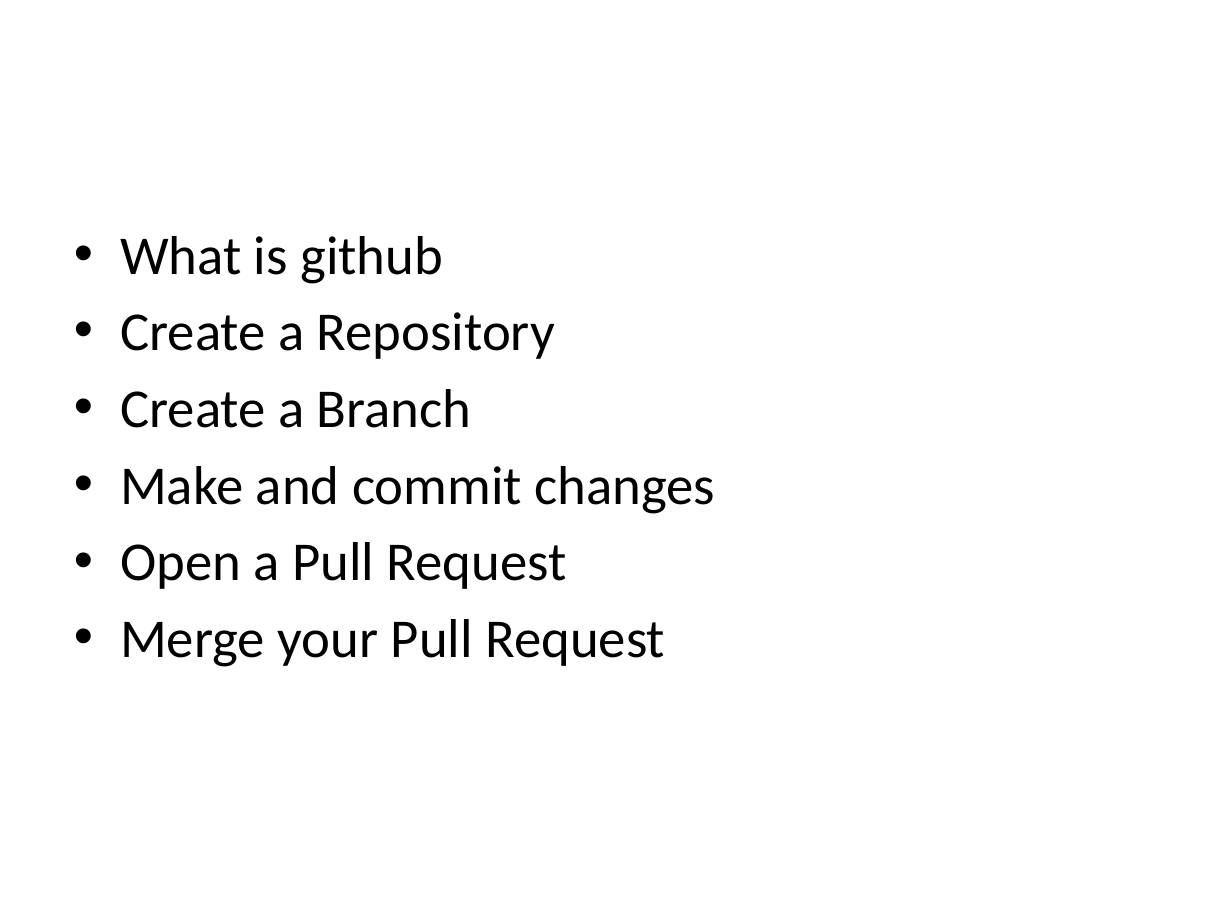
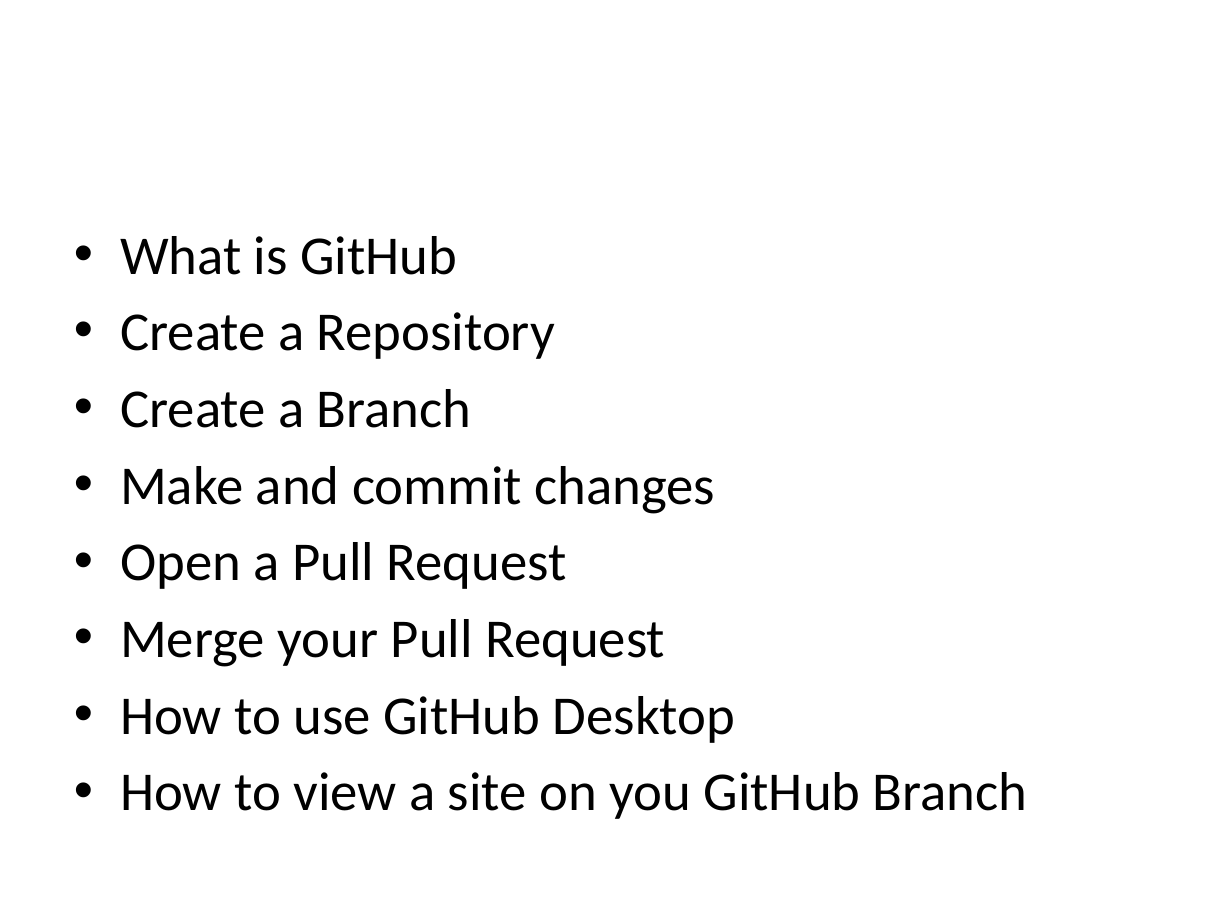
Before and after one commit to billyz313/SERVIR-Github-Demo, a slide deck: slide 2 of SERVIR_github.pptx. Drawn at 1232x924 pixels with LibreOffice and Linux fonts; fonts in the diff are those of the drawing; background and template pictures are left out. Boxes give left, top, right and bottom in pixels: in the first picture for what was removed or moved away, otherwise in the second. Text is boxed around its words. In the diff, an @@ line names an element or a change of style, - is before the commit and + after.

Commit message:
Final updates

```diff
--- a/SERVIR_github.pptx
+++ b/SERVIR_github.pptx
@@ text at (120, 236, 457, 275): text changed @@
-• What is github
+• What is GitHub
@@ text at (120, 696, 1028, 819): paragraphs added @@
+• How to use GitHub Desktop
+• How to view a site on you GitHub Branch
```
Also in this commit, not shown: 4 other slides changed.
